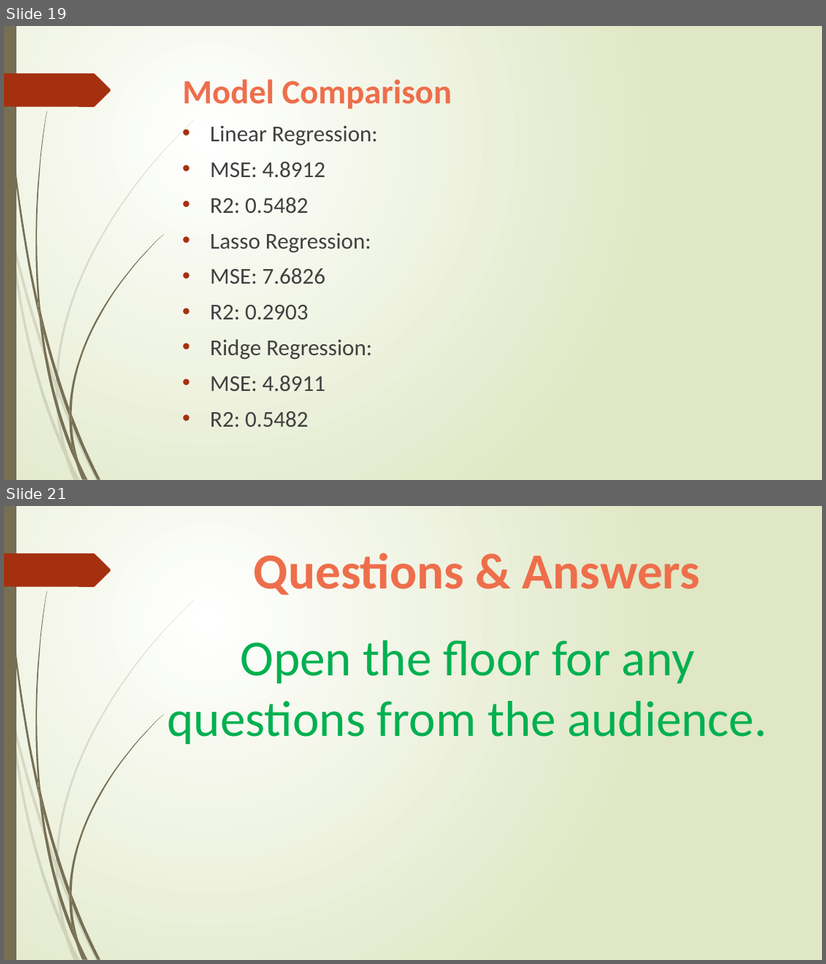
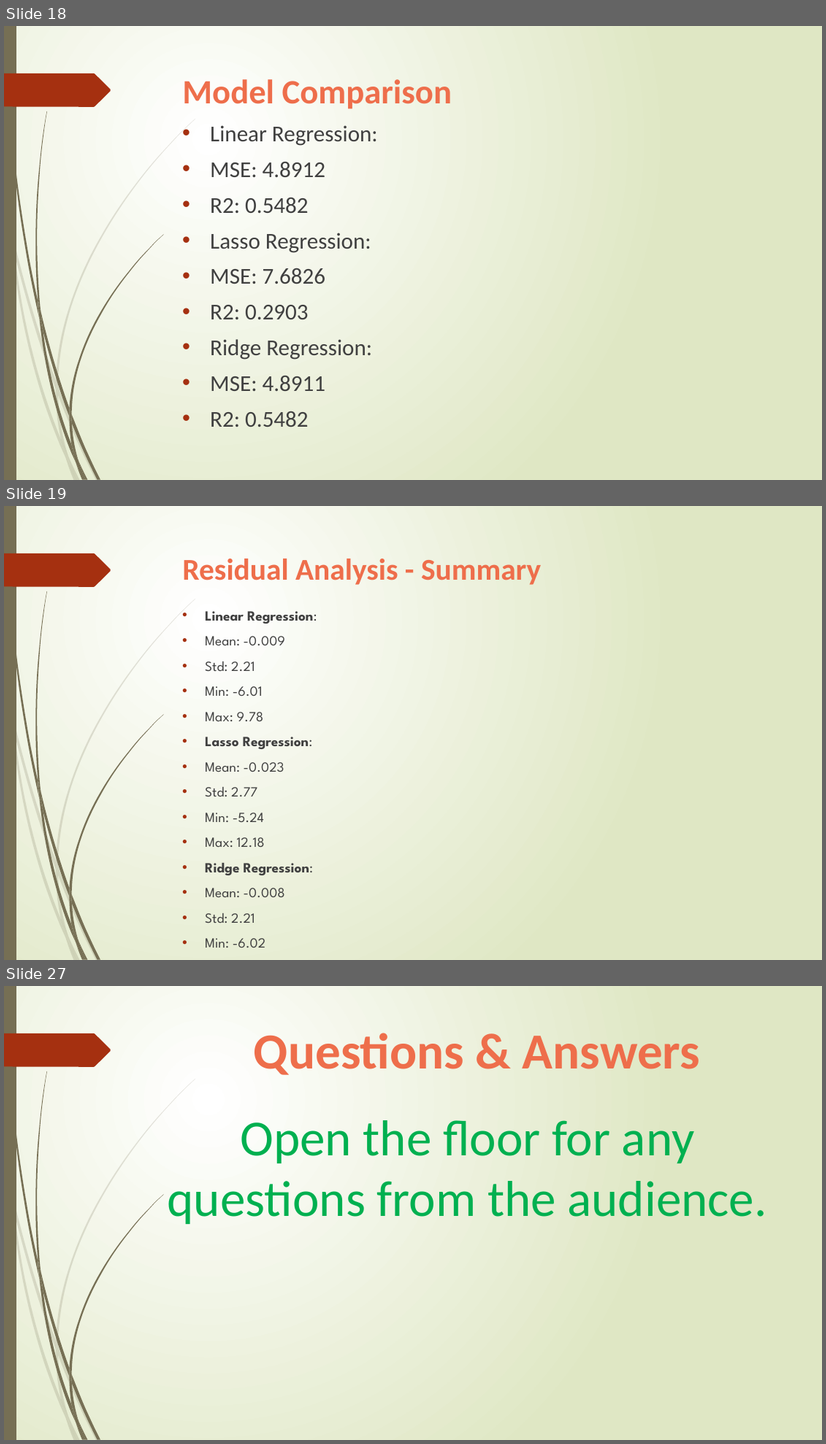
Before and after one commit to mubasharshahzad64/Statistical_Methods_Final_Project_2024, a slide deck: SHAHZAD_Statistics_Presentation.pptx. Shown one above the other, each under a label of ours: slides 19 and 21 before the commit, slides 18, 19 and 27 after it; the slides between them are not shown. The pictures are 826x964 and 826x1444 pixels, drawn with LibreOffice and Linux fonts; fonts in the diff are those of the drawing. Boxes give left, top, right and bottom in pixels: in the first picture for what was removed or moved away, otherwise in the second. Text is boxed around its words. In the diff, an @@ line names an element or a change of style, - is before the commit and + after.

```diff
--- a/SHAHZAD_Statistics_Presentation.pptx
+++ b/SHAHZAD_Statistics_Presentation.pptx
@@ slide 19 added at [4,506,822,960], background gradient #FFFFFF to #DFE8C4; not listed: 24 template elements that a slide beside it also shows @@
@@ title added at [182,559,541,585], 48 pt, text #EE6E4B, bold @@
+Residual Analysis - Summary
@@ text added at [205,611,317,948], 22.2 pt, text #404040 @@
+• Linear Regression:
+• Mean: -0.009
+• Std: 2.21
+• Min: -6.01
+• Max: 9.78
+• Lasso Regression:
+• Mean: -0.023
+• Std: 2.77
+• Min: -5.24
+• Max: 12.18
+• Ridge Regression:
+• Mean: -0.008
+• Std: 2.21
+• Min: -6.02
+• Max: 9.77
@@ what was slide 19 is now slide 18 @@
@@ what was slide 21 is now slide 27 @@
```
Also in this commit, not shown: 1 slide changed, 6 other slides added, 1 slide removed, 26 other files.
